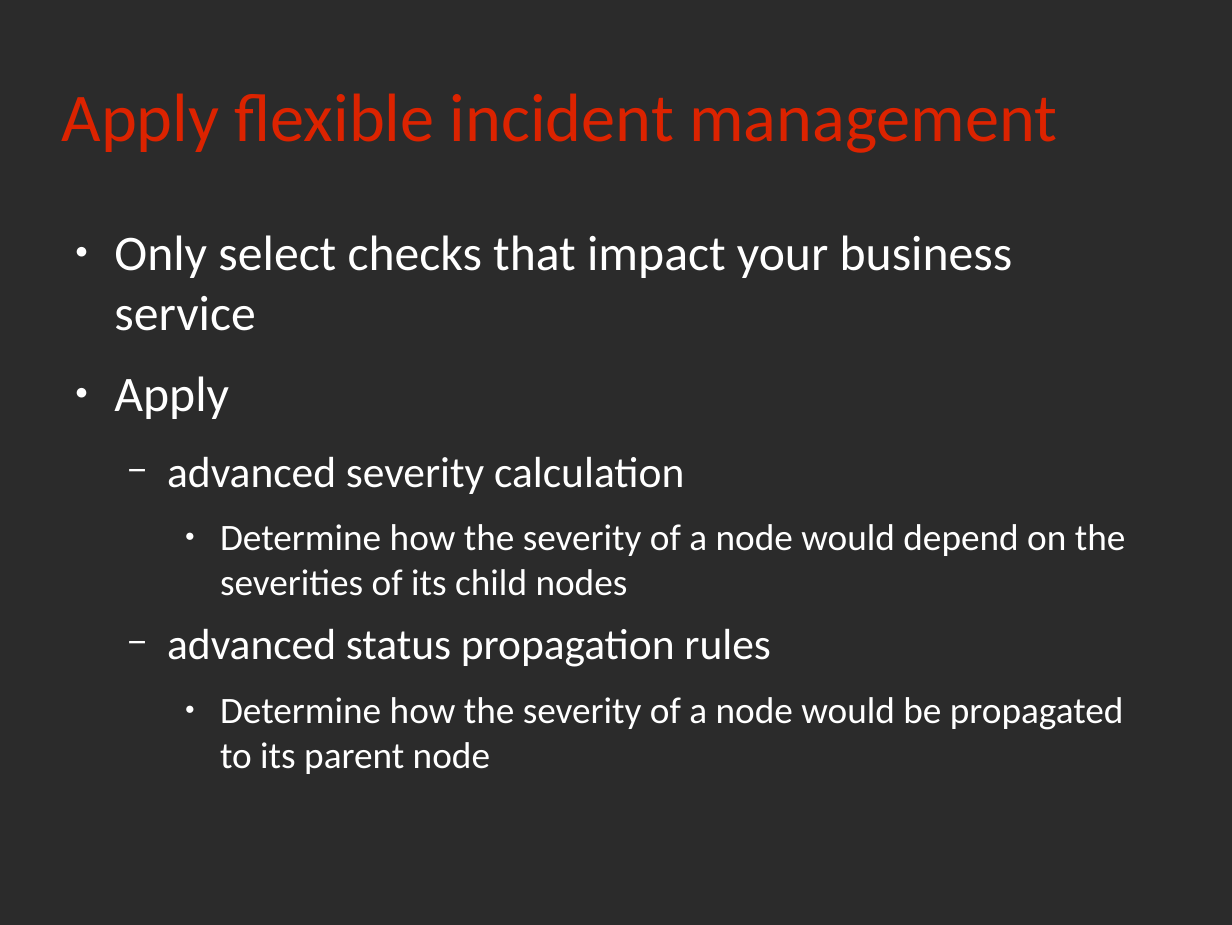
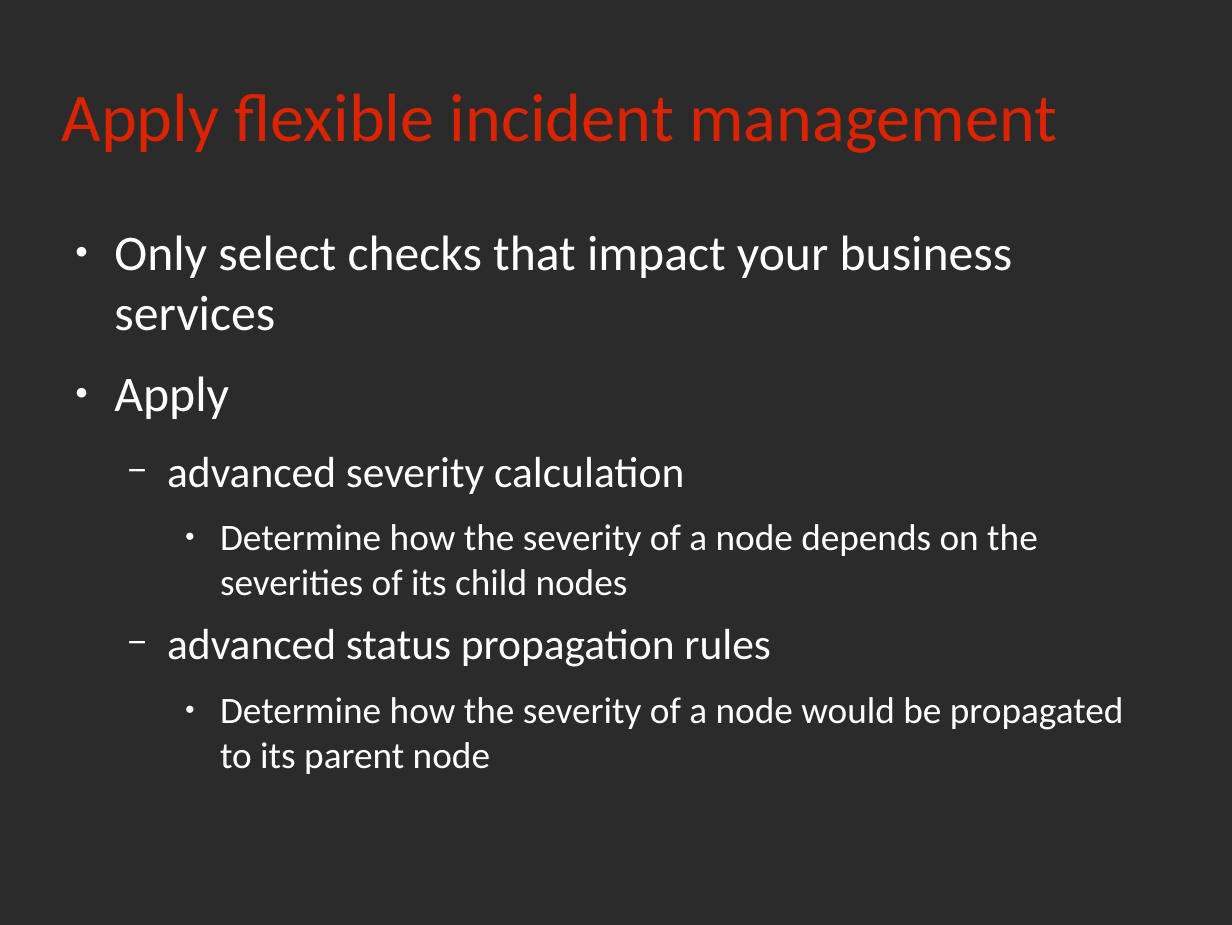
Before and after one commit to rchakode/realopinsight, a slide deck: slide 17 of doc/talks/rmll-2013.odp (slide 15 before the commit). Drawn at 1232x925 pixels with LibreOffice and Linux fonts; fonts in the diff are those of the drawing; background and template pictures are left out; a plain dark background stands for a picture behind light text. Boxes give left, top, right and bottom in pixels: in the first picture for what was removed or moved away, otherwise in the second. Text is boxed around its words. In the diff, an @@ line names an element or a change of style, - is before the commit and + after.

```diff
--- a/doc/talks/rmll-2013.odp
+++ b/doc/talks/rmll-2013.odp
@@ text at [114, 235, 1013, 331]: text changed @@
-● Only select checks that impact your business service
+● Only select checks that impact your business services
@@ text at [220, 524, 1038, 596]: text changed @@
-    ● Determine how the severity of a node would depend on the severities of its child nodes
+    ● Determine how the severity of a node depends on the severities of its child nodes
```
Also in this commit, not shown: 16 other slides changed, 5 slides added, 2 slides removed.
